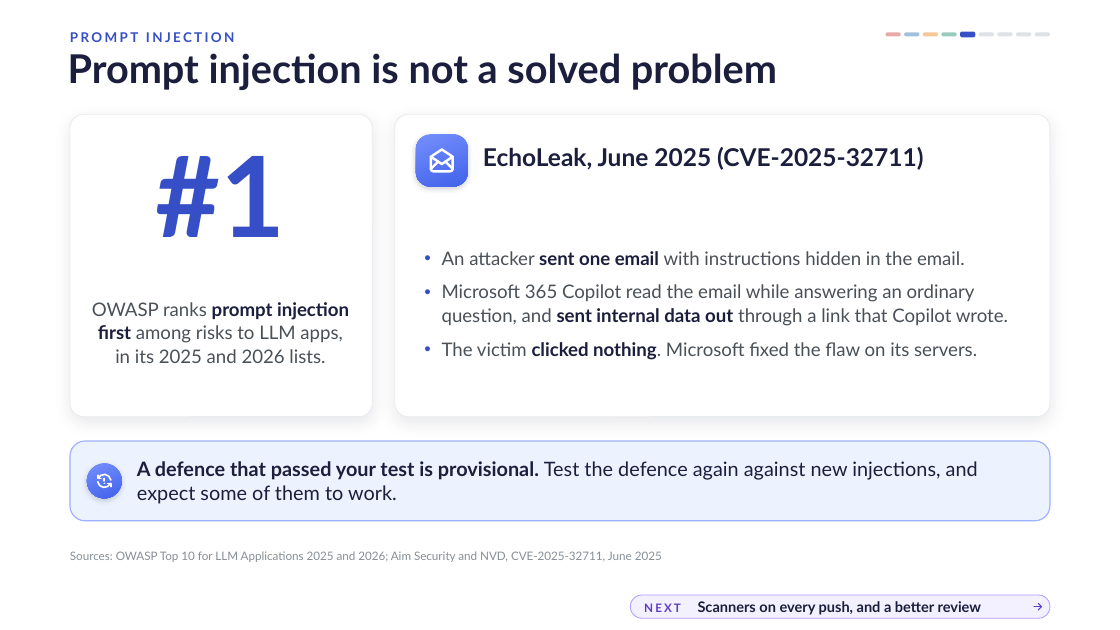
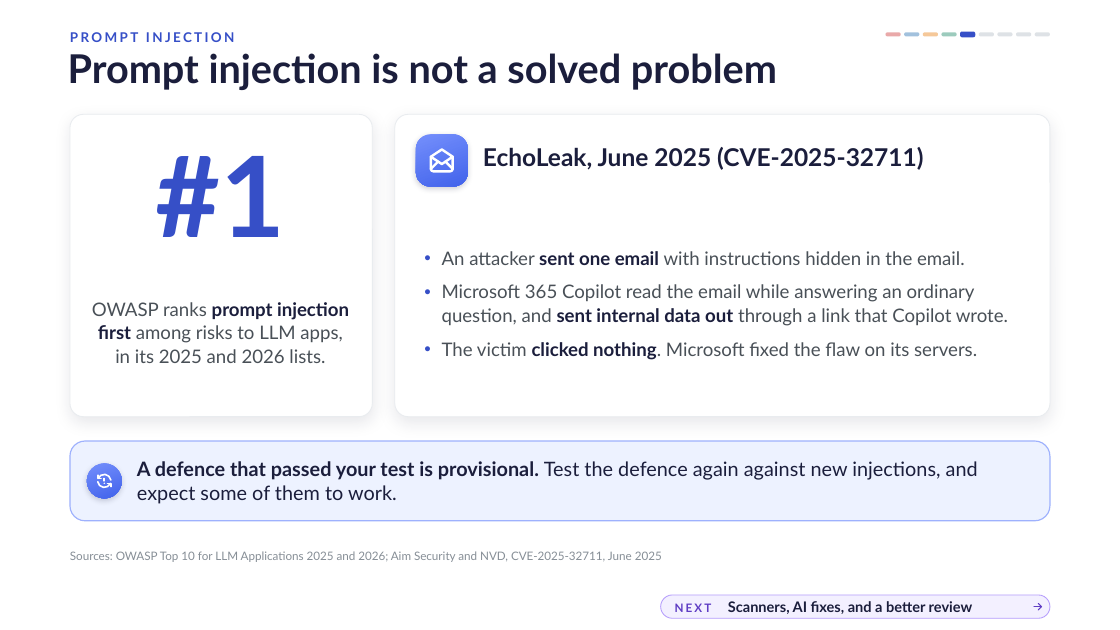
Before and after one commit to danielcregg/ai-assisted-programming, a slide deck: slide 20 of lectures-and-labs/week08/security-lecture.pptx (slide 19 before the commit). Drawn at 1120x630 pixels with LibreOffice and Linux fonts; fonts in the diff are those of the drawing; background and template pictures are left out. Boxes give left, top, right and bottom in pixels: in the first picture for what was removed or moved away, otherwise in the second. Text is boxed around its words. In the diff, an @@ line names an element or a change of style, - is before the commit and + after.

```diff
--- a/lectures-and-labs/week08/security-lecture.pptx
+++ b/lectures-and-labs/week08/security-lecture.pptx
@@ rounded rectangle "NEXT Scanners, AI fixes, and ...": place and size @@
-rounded rectangle "NEXT Scanners, AI fixes, and ..." at <box>630,595,1050,618</box>
+rounded rectangle "NEXT Scanners, AI fixes, and ..." at <box>661,595,1050,618</box>
@@ text in rounded rectangle at <box>675,601,973,614</box>: text changed @@
-NEXT Scanners on every push, and a better review
+NEXT Scanners, AI fixes, and a better review
```
Also in this commit, not shown: 11 other slides changed, 2 slides added, 1 other file.
